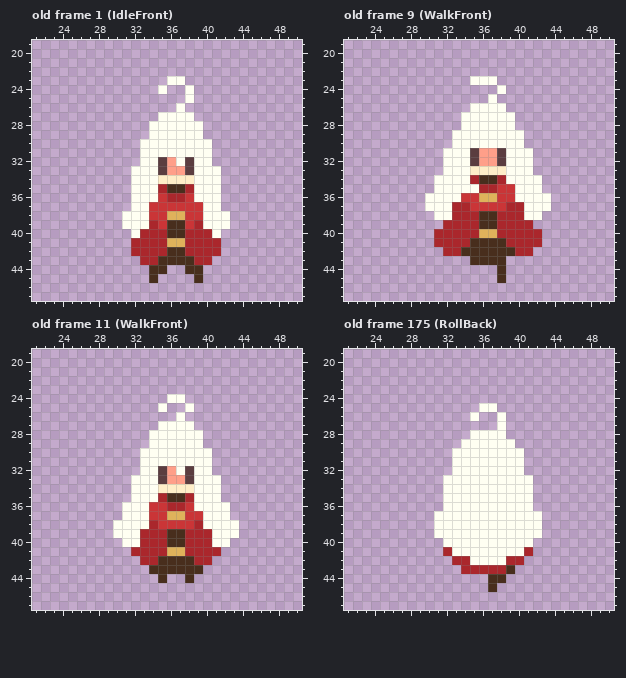
One commit to this pixel-art file: assets/textures/player/player.aseprite. The picture above was drawn from the file before the commit.
75x72 pixels, 364 frames. Pixels under 10% opacity are left out. Colours within 5 levels of each other are drawn and written as one. Shown: old frame 1 (IdleFront): x 21..50, y 19..47; old frame 9 (WalkFront): x 21..50, y 19..47; old frame 11 (WalkFront): x 21..50, y 19..47; old frame 175 (RollBack): x 21..50, y 19..47. The commit also changed other frames, which this record leaves out.
Once edited:
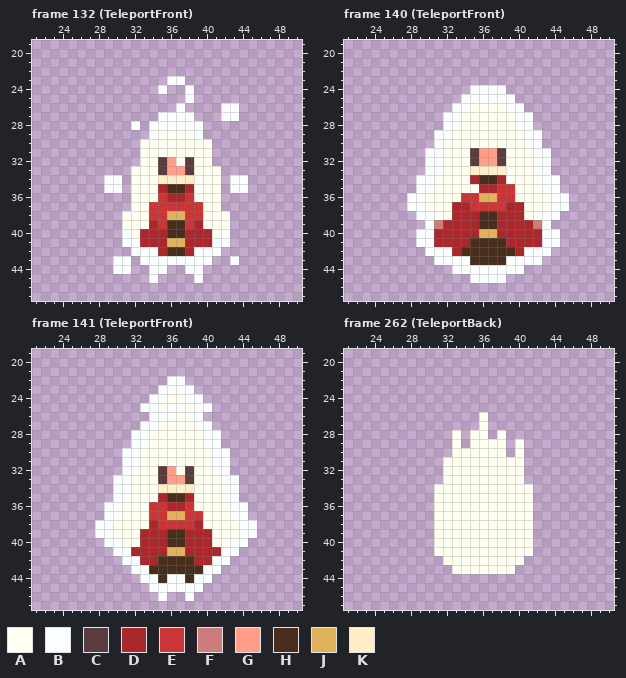
Palette (. is transparent): A #fffff2  B #fbffff  C #5b3d3f  D #aa272c  E #ca3537  F #cc7d7b  G #ff9f89  H #482e1d  J #dfb25b  K #ffeec8
A new or re-ordered frame is compared with the old frame closest to it.
Commit: art: player teleport temp asset
The edit:
frames 364 -> 384
Frame 132 (TeleportFront) is new; against old frame 1 (IdleFront):
The edit adds colour B in rows 26 to 27 at x 42 to 43; in row 28 at x 32; in rows 34 to 35 at x 29 to 30 and 43 to 44; in rows 40 to 41 at x 31 and 42; in row 43 at x 30 to 31 and 43; in row 44 at x 30 to 31.
Colour A gives way to colour B in row 23 at x 36 to 37; in row 24 at x 35 and 38; in row 25 at x 38; in row 26 at x 37; in row 27 at x 35 to 38; in row 28 at x 34 to 39.
Colour A gives way to colour B in row 29 at x 34 and 39.
Colour D gives way to colour B in row 41 at x 32 and 41; in row 42 at x 32 to 34 and 39 to 41; in row 43 at x 33 to 34 and 39 to 40.
Colour H gives way to colour B in row 43 at x 35 to 38; in row 44 at x 34 to 35 and 38 to 39; in row 45 at x 34 and 39.
Frame 140 (TeleportFront) is new; against old frame 9 (WalkFront):
The edit adds colour B in row 24 at x 35 to 37; in row 25 at x 34 to 36 and 38 to 39; in row 26 at x 33 to 34 and 39 to 40; in rows 27 to 28 at x 32 to 33 and 40 to 41; in rows 29 to 30 at x 31 to 32 and 41 to 42; in rows 31 to 33 at x 30 to 31 and 42 to 43.
The edit adds colour B in rows 34 to 35 at x 29 to 30 and 43 to 44; in rows 36 to 37 at x 28 to 29 and 44 to 45; in row 38 at x 29 to 30 and 43 to 44; in row 39 at x 30 and 43; in rows 40 to 41 at x 29 to 30 and 43 to 44; in row 42 at x 30 to 31 and 42 to 43.
The edit adds colour B in row 43 at x 31 to 34 and 39 to 42; in row 44 at x 33 to 37 and 39 to 40; in row 45 at x 35 to 37.
Colour A gives way to colour B in row 24 at x 38; in row 25 at x 37.
Colour D gives way to colour B in row 42 at x 32 and 41.
Colour H gives way to colour B in rows 44 to 45 at x 38.
The edit adds colour F in row 39 at x 31 and 42.
Colour A is removed in row 23 at x 35 to 37.
Frame 141 (TeleportFront) is new; against old frame 11 (WalkFront):
The edit adds colour B in row 22 at x 36 to 37; in row 23 at x 35 to 38; in row 24 at x 34 to 35 and 38 to 39; in row 25 at x 33 to 34, 36 to 37 and 39 to 40; in row 26 at x 34 to 36 and 38 to 39; in row 27 at x 33 to 34 and 39 to 40.
The edit adds colour B in rows 28 to 29 at x 32 to 33 and 40 to 41; in rows 30 to 32 at x 31 to 32 and 41 to 42; in rows 33 to 35 at x 30 to 31 and 42 to 43; in rows 36 to 37 at x 29 to 30 and 43 to 44; in rows 38 to 39 at x 28 to 29 and 44 to 45; in row 40 at x 29 to 30 and 43 to 44.
The edit adds colour B in row 41 at x 30 to 31 and 42 to 43; in row 42 at x 31 to 32 and 41 to 42; in row 43 at x 32 to 33 and 40 to 41; in row 44 at x 33 to 34, 36 to 37 and 39 to 40; in row 45 at x 34 to 39; in row 46 at x 35 and 38.
Frame 262 (TeleportBack) is new; against old frame 175 (RollBack):
The edit adds colour A in rows 26 to 27 at x 36; in row 28 at x 33; in row 29 at x 33 and 40; in rows 31 to 32 at x 32; in rows 34 to 36 at x 31; in rows 40 to 41 at x 31.
The edit adds colour A in row 42 at x 32; in row 43 at x 33.
Colour D gives way to colour A in row 41 at x 32 and 41; in row 42 at x 33 to 34 and 39 to 40; in row 43 at x 34 to 38.
Colour H gives way to colour A in row 43 at x 39.
Colour A is removed in row 25 at x 36 to 37; in row 26 at x 35 and 38; in row 27 at x 38; in row 28 at x 37; in row 29 at x 34 and 39; in row 30 at x 39.
Colour A is removed in row 33 at x 41; in rows 37 to 39 at x 42.
Colour H is removed in row 44 at x 37 to 38; in row 45 at x 37.
